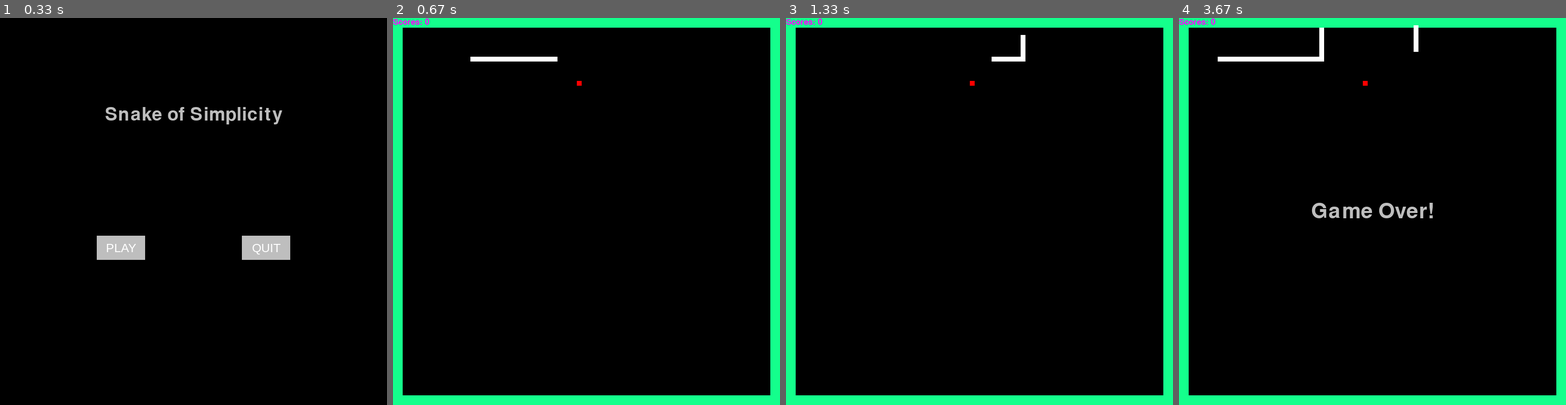
Above: before the commit, frames 1-4 (left to right).
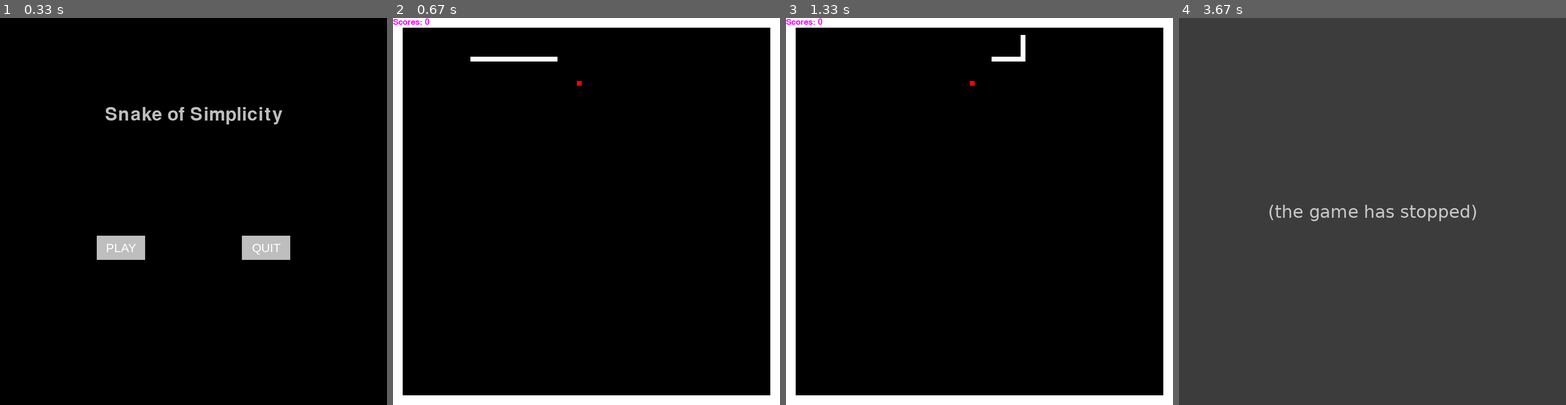
Above: after the commit, the same moments.

Repository: echocho/pygame_Snake
Game: pygame game, started from run_game.py
Same seed, same stepped clock (60 frames per second), same inputs: the game is played once before the commit and once after it.
Inputs:
- Up to frame 1 (0.33 s): no input
- Up to frame 2 (0.67 s): click "PLAY" at 0.42 s
- Up to frame 3 (1.33 s): hold Up from 1.17 s (still down)
- Up to frame 4 (3.67 s): release Up at 1.63 s

Frame 1 is identical in both runs. In frame 2, 9.7% of the frame differs, in the area x 0-100%, y 0-100%; in frame 3, 9.7%; in frame 4, 100%.
Error after the commit: AttributeError: 'Snake' object has no attribute 'reset' (run_game.py line 69); the game stopped at 3.37 s (later frames are placeholders)

Commit message:
Make game over continued by a auto restart

Diff:
--- a/run_game.py
+++ b/run_game.py
@@ -51,8 +51,6 @@
 
 def hit_border():
     (head_x_pos, head_y_pos) = Snake.head_location()
-    # print('head_x_pos, head_y_pos', head_x_pos, head_y_pos)
-    # print('border thickness', BORDER_THICKNESS)
     if head_x_pos < BORDER_THICKNESS or head_x_pos > SCREEN_WIDTH - BORDER_THICKNESS or head_y_pos < BORDER_THICKNESS or head_y_pos > SCREEN_HEIGHT - BORDER_THICKNESS:
         print('hit border')
         return True
@@ -62,26 +60,27 @@
 def collapse_itself():
     if Snake.body_list[-1] in Snake.body_list[:-1]:
         print('Collapse with itself')
-        # print('Snake.bodyList', Snake.body_list)
-        # print(Snake.body_list[-1])
-        # print(Snake.body_list[:-1])
         return True
     return False
 
-# -------------------- to be fixed
+
 def restart():
+    # reset variables to default
+    Snake.reset()
+    Food.reset()
+
     Manu.game_intro(screen, 'Snake of Simplicity', GAME_TITLE_SIZE)
+
     if Manu.status_quit:
         pygame.quit()
     main_game_loop()
-# ------------------- to be fixed
+
 
 Manu.game_intro(screen, 'Snake of Simplicity', GAME_TITLE_SIZE)
 if Manu.status_quit:
     pygame.quit()
 
 
-# main game loop
 def main_game_loop():
 
     # carry_on = True
@@ -90,10 +89,8 @@
 
     Snake.initialize_snake(screen, WHITE, INITIAL_SNAKE_X_POS, INITIAL_SNAKE_Y_POS)
     Food.initialize_food(FOOD_RANGE_1, FOOD_RANGE_2)
-    # print('Food.food_list', Food.food_list)
 
     if Manu.status_start:
-        # print('yes!')
         carry_on = True
 
     while carry_on:
@@ -103,8 +100,7 @@
 
         screen.fill(BLACK)
 
-        # draw border
-        World.draw_border(screen, GREEN, SCREEN_WIDTH, SCREEN_HEIGHT, BORDER_THICKNESS)
+        World.draw_border(screen, WHITE, SCREEN_WIDTH, SCREEN_HEIGHT, BORDER_THICKNESS)
 
         World.score_cal(screen, score)
 
@@ -115,33 +111,20 @@
         # check if snake eats the food and then generate new food:
         food_x, food_y = Food.current_location()
         snake_x, snake_y = Snake.head_location()
-        # print('(food_x, food_y)', (food_x, food_y))
-        # print('(snake_x, snake_y)', (snake_x, snake_y))
-        # print('Snake.body_list', Snake.body_list)
-        # print('len of Snake.body_list', len(Snake.body_list))
 
-        # if snake_x >= food_x and snake_x + SNAKE_RECT_LEN >= food_x + foodRectSize:
         if snake_x == food_x and snake_y == food_y:
-            # print('----------------yes food in bodylist------------------')
             Snake.extend_body(food_x, food_y)
             Food.generate_food(FOOD_RANGE_1, FOOD_RANGE_2)
             score += 1
-            # print('--------------------------------------score------------------')
-            print(score)
-            World.score_cal(screen, score) # added
+
+            World.score_cal(screen, score)
 
         Food.draw_food(screen)
 
-
-# -------------------- to be fixed
         if hit_border() or collapse_itself():
             World.game_over(screen)
-            carry_on = False
+
             restart()
-            print('carry_on is false now')
-
-# -------------------- to be fixed
-
 
         pygame.display.update()
         clock.tick(60)
